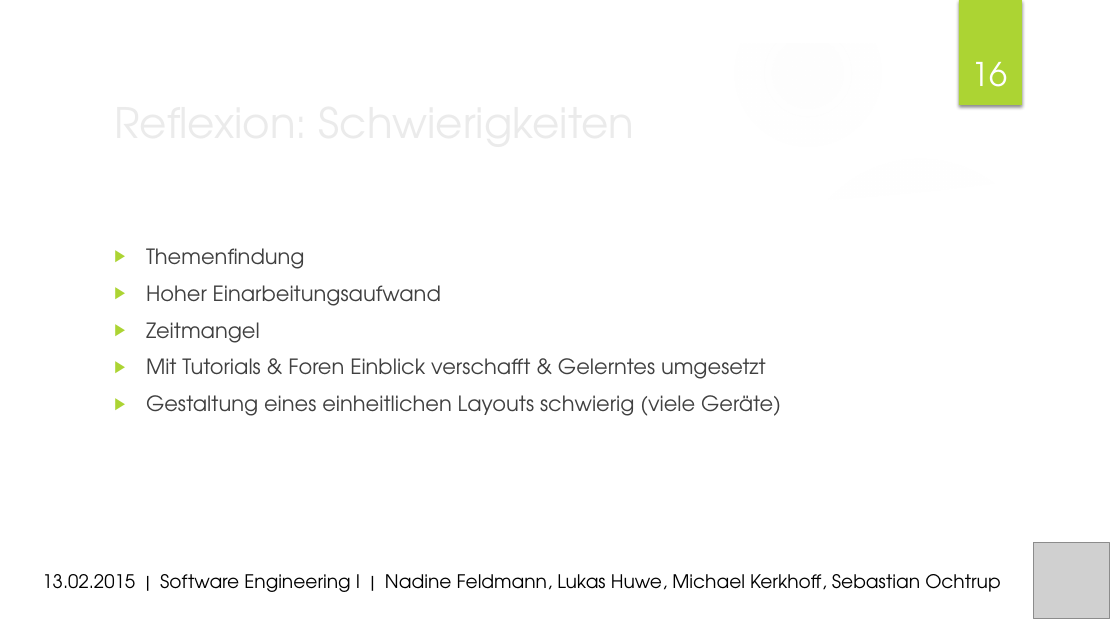
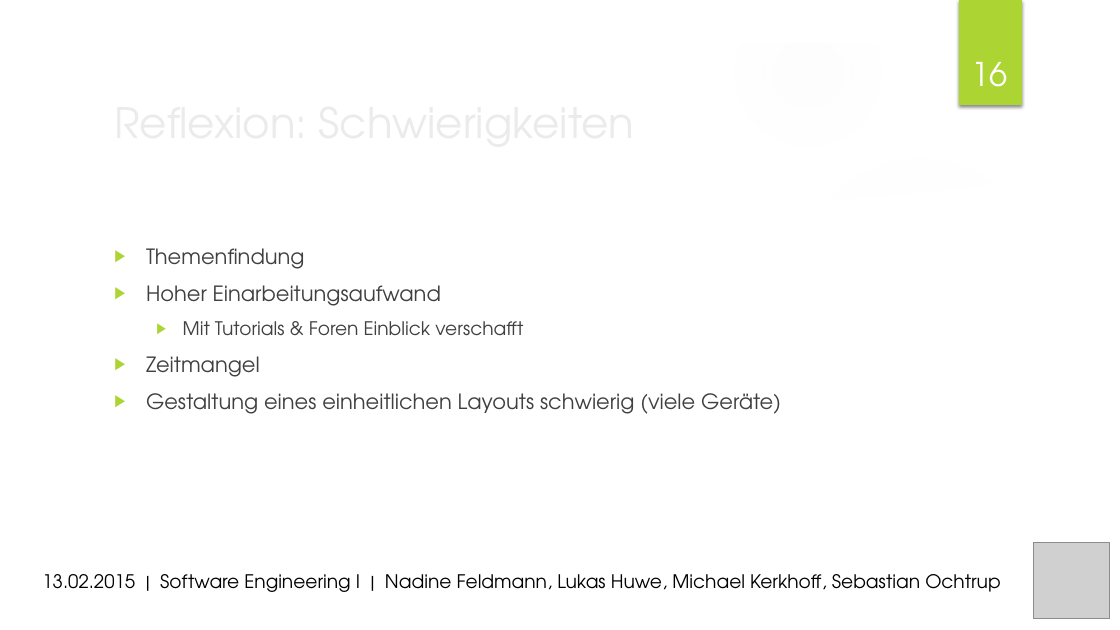
Before and after one commit to MrXXX92/pwsafe, a slide deck: slide 16 of Dokumentation/PWSafe Präsentation.pptx. Drawn at 1120x630 pixels with LibreOffice and Linux fonts; fonts in the diff are those of the drawing; grey boxes stand for pictures; background and template pictures are left out. Boxes give left, top, right and bottom in pixels: in the first picture for what was removed or moved away, otherwise in the second. Text is boxed around its words. In the diff, an @@ line names an element or a change of style, - is before the commit and + after.

```diff
--- a/Dokumentation/PWSafe Präsentation.pptx
+++ b/Dokumentation/PWSafe Präsentation.pptx
@@ text at bbox=[183, 321, 523, 335]: paragraph added @@
+  ▶ Mit Tutorials & Foren Einblick verschafft
@@ text at bbox=[146, 358, 766, 379]: paragraph removed @@
-▶ Mit Tutorials & Foren Einblick verschafft & Gelerntes umgesetzt
```
Also in this commit, not shown: 1 other slide changed.
